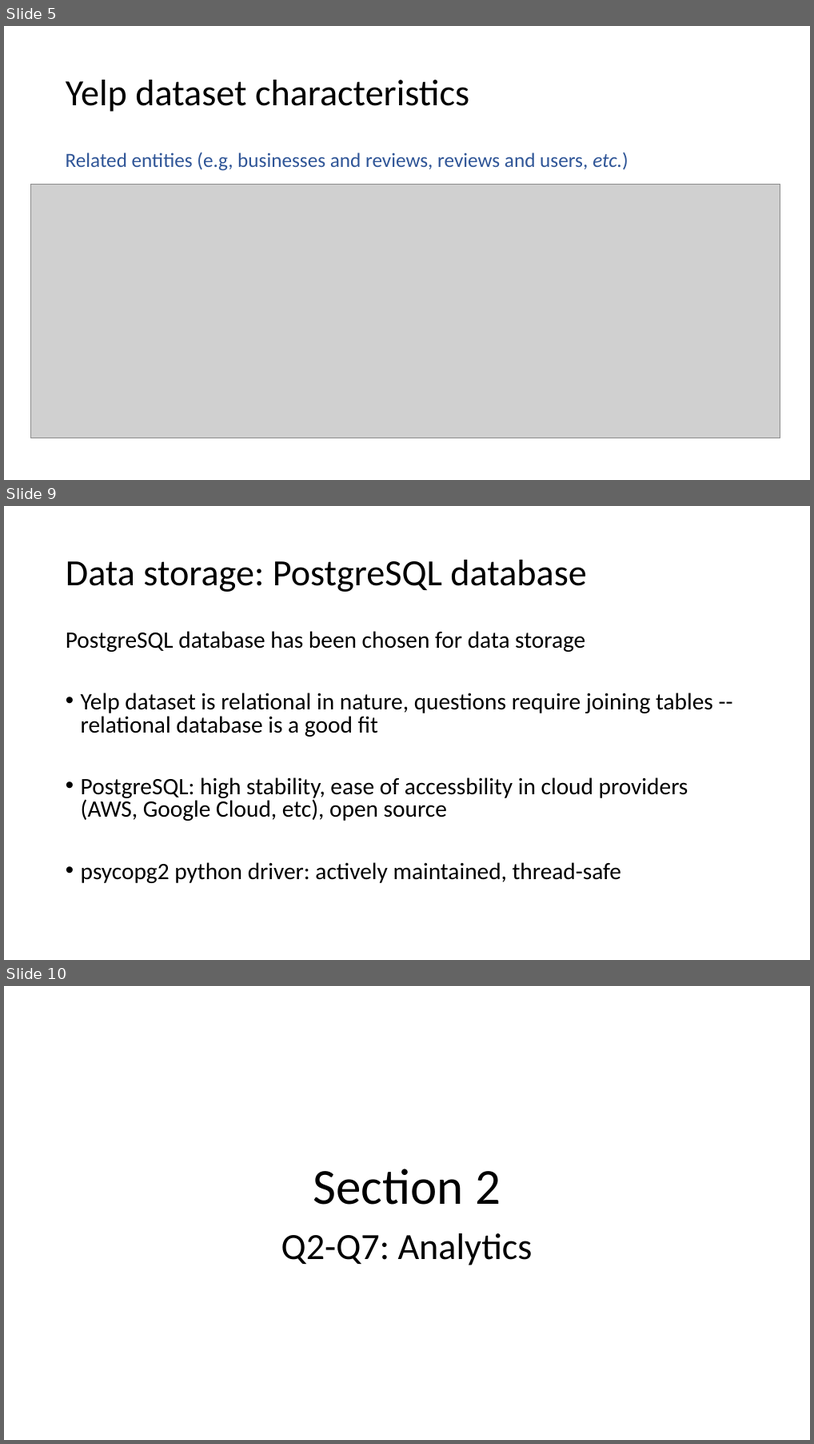
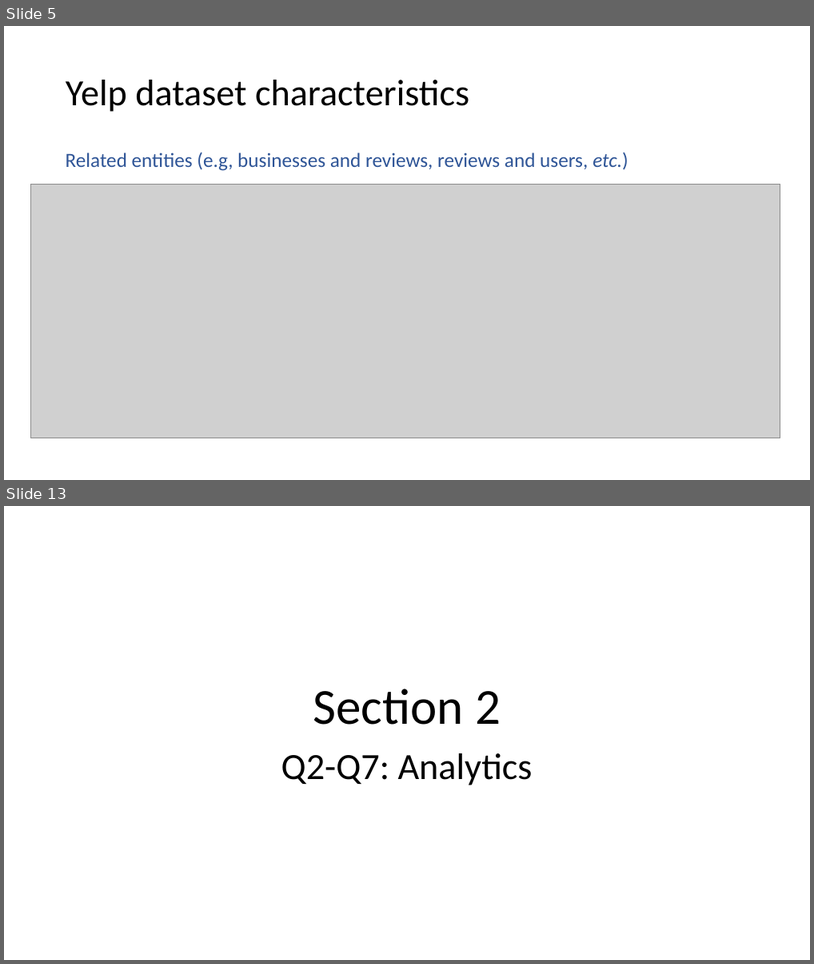
Before and after one commit to stepan-o/lift, a slide deck: presentations/Yelp_dataset_results.pptx. Shown one above the other, each under a label of ours: slides 5, 9 and 10 before the commit, slides 5 and 13 after it; the slides between them are not shown. The pictures are 814x1444 and 814x964 pixels, drawn with LibreOffice and Linux fonts; fonts in the diff are those of the drawing; grey boxes stand for pictures. Boxes give left, top, right and bottom in pixels: in the first picture for what was removed or moved away, otherwise in the second. Text is boxed around its words. In the diff, an @@ line names an element or a change of style, - is before the commit and + after.

```diff
--- a/presentations/Yelp_dataset_results.pptx
+++ b/presentations/Yelp_dataset_results.pptx
@@ slide 9 removed at <box>4,506,810,960</box>, background #FFFFFF @@
@@ title removed at <box>66,560,586,592</box> @@
-Data storage: PostgreSQL database
@@ text removed at <box>66,631,714,883</box> @@
-PostgreSQL database has been chosen for data storage
-• Yelp dataset is relational in nature, questions require joining tables -- relational database is a good fit
-• PostgreSQL: high stability, ease of accessbility in cloud providers (AWS, Google Cloud, etc), open source
-• psycopg2 python driver: actively maintained, thread-safe
@@ what was slide 10 is now slide 13 @@
```
Also in this commit, not shown: 3 slides changed, 4 slides added.
